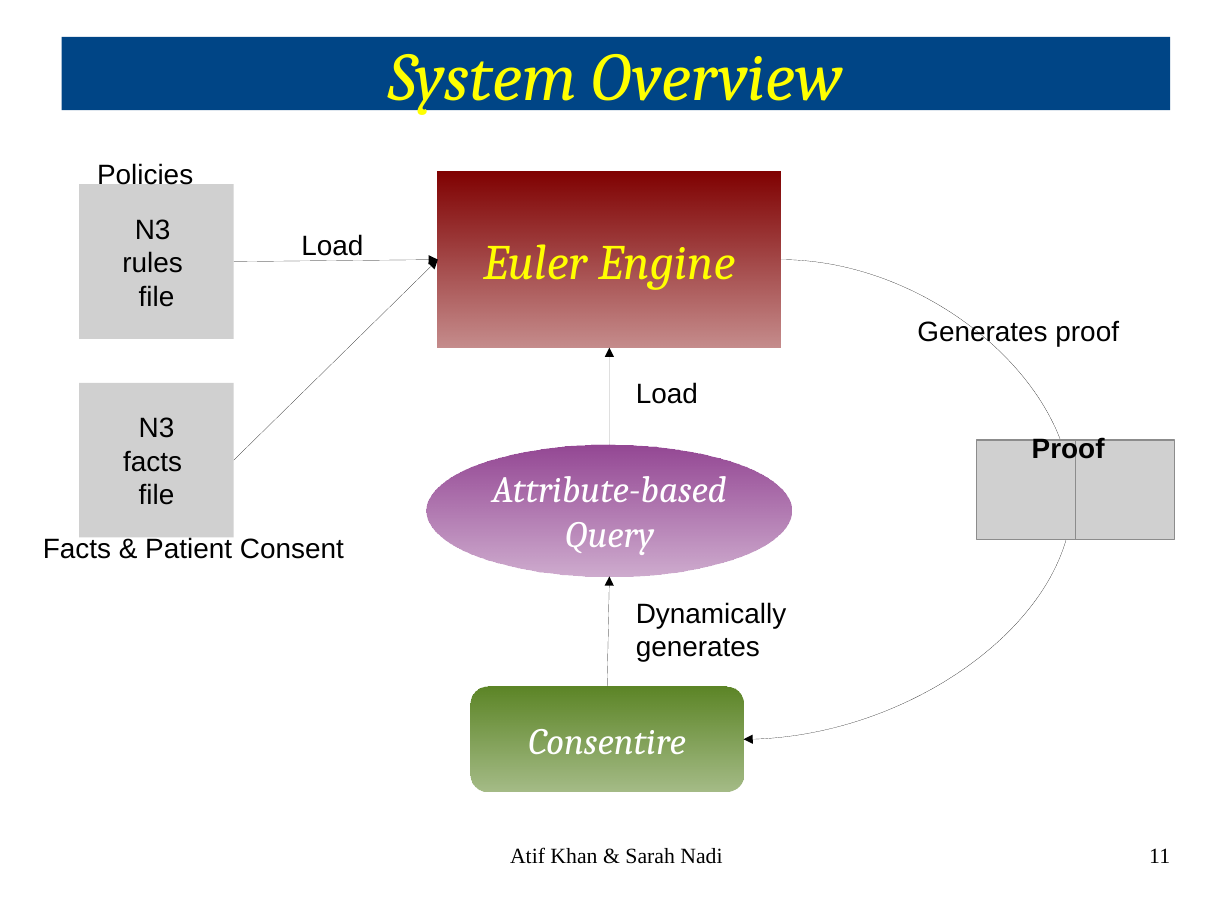
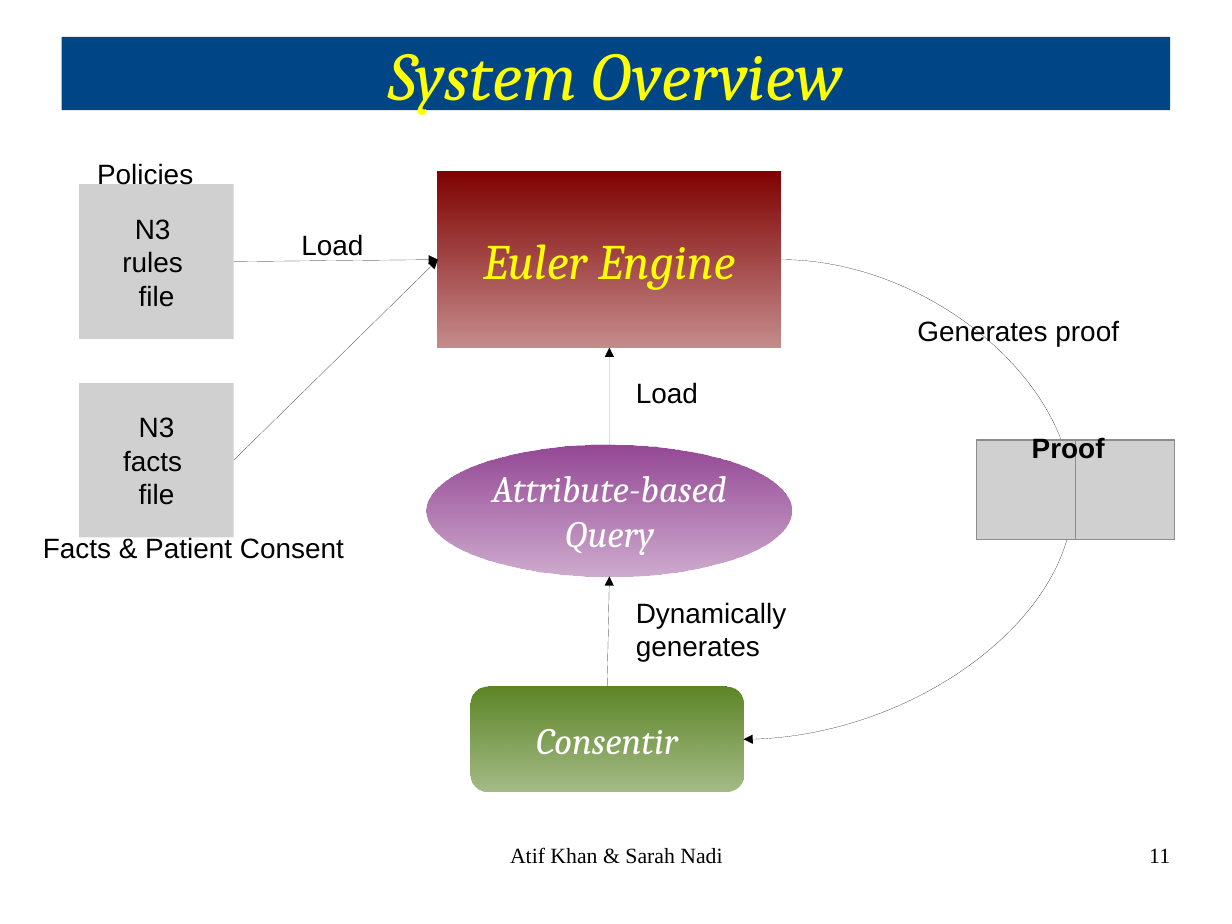
Before and after one commit to snadi/cs898proj, a slide deck: slide 11 of cs898proj/Presentation/CS898ProjPresentation.odp. Drawn at 1232x924 pixels with LibreOffice and Linux fonts; fonts in the diff are those of the drawing; grey boxes stand for pictures. Boxes give left, top, right and bottom in pixels: in the first picture for what was removed or moved away, otherwise in the second. Text is boxed around its words. In the diff, an @@ line names an element or a change of style, - is before the commit and + after.

Commit message:
Updated the diagram

```diff
--- a/cs898proj/Presentation/CS898ProjPresentation.odp
+++ b/cs898proj/Presentation/CS898ProjPresentation.odp
@@ curved arrow (781, 259) - (743, 739): route changed @@
@@ text in rounded rectangle at <box>536,729,678,755</box>: text changed @@
-Consentire
+Consentir
```
